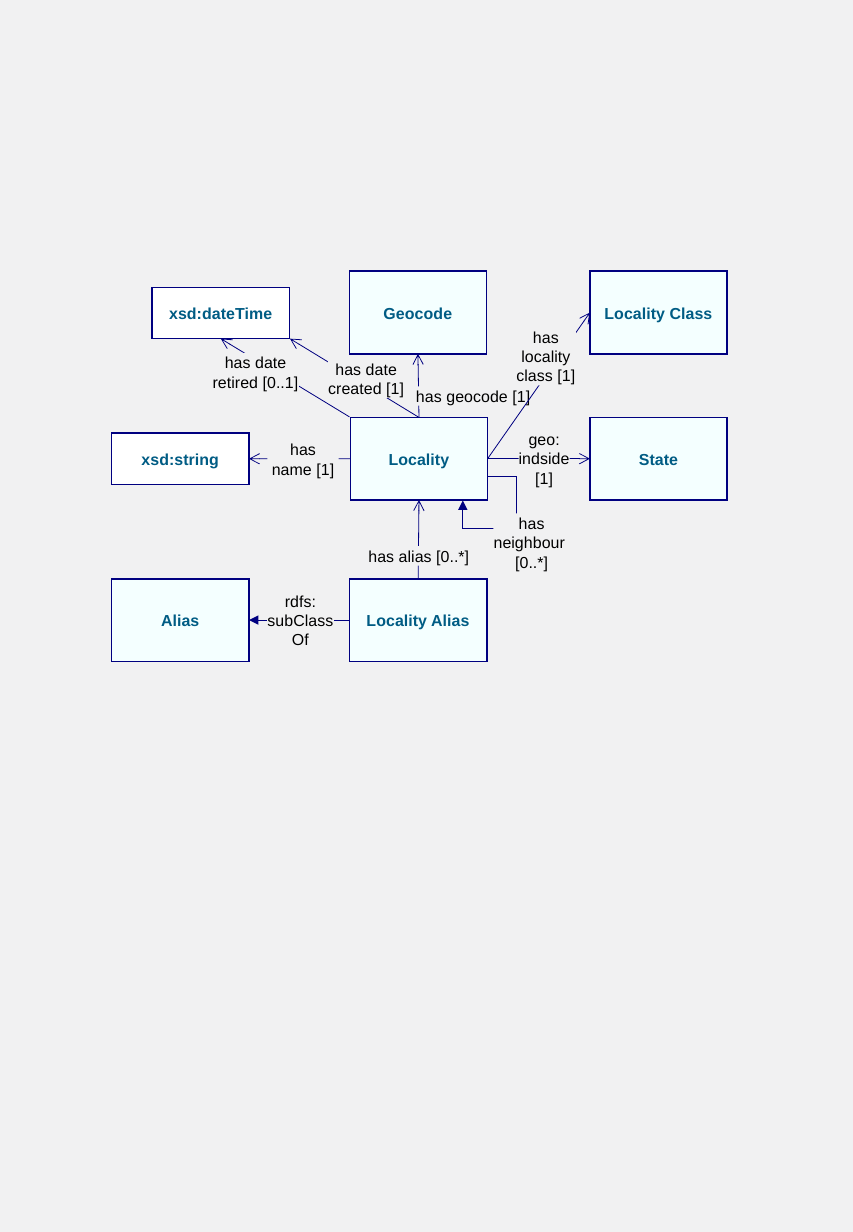
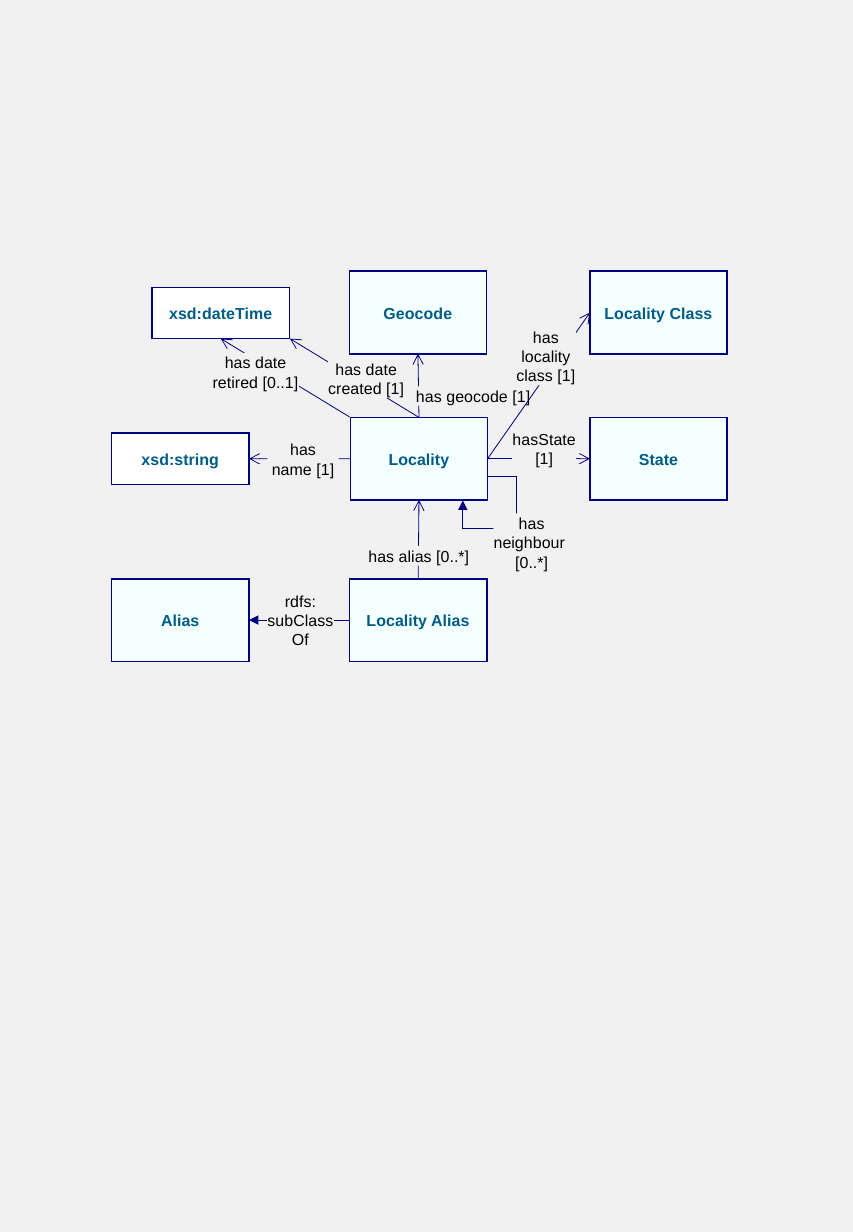
Before and after one commit to AGLDWG/gnaf-ont, a slide deck: slide 4 of docs/diagrams.pptx. Drawn at 853x1232 pixels with LibreOffice and Linux fonts; fonts in the diff are those of the drawing. Boxes give left, top, right and bottom in pixels: in the first picture for what was removed or moved away, otherwise in the second. Text is boxed around its words. In the diff, an @@ line names an element or a change of style, - is before the commit and + after.

```diff
--- a/docs/diagrams.pptx
+++ b/docs/diagrams.pptx
@@ text at [512, 433, 575, 468]: text changed @@
-geo:
-indside
-[1]
+hasState
+[1]
```
Also in this commit, not shown: 2 other slides changed, 8 other files.
